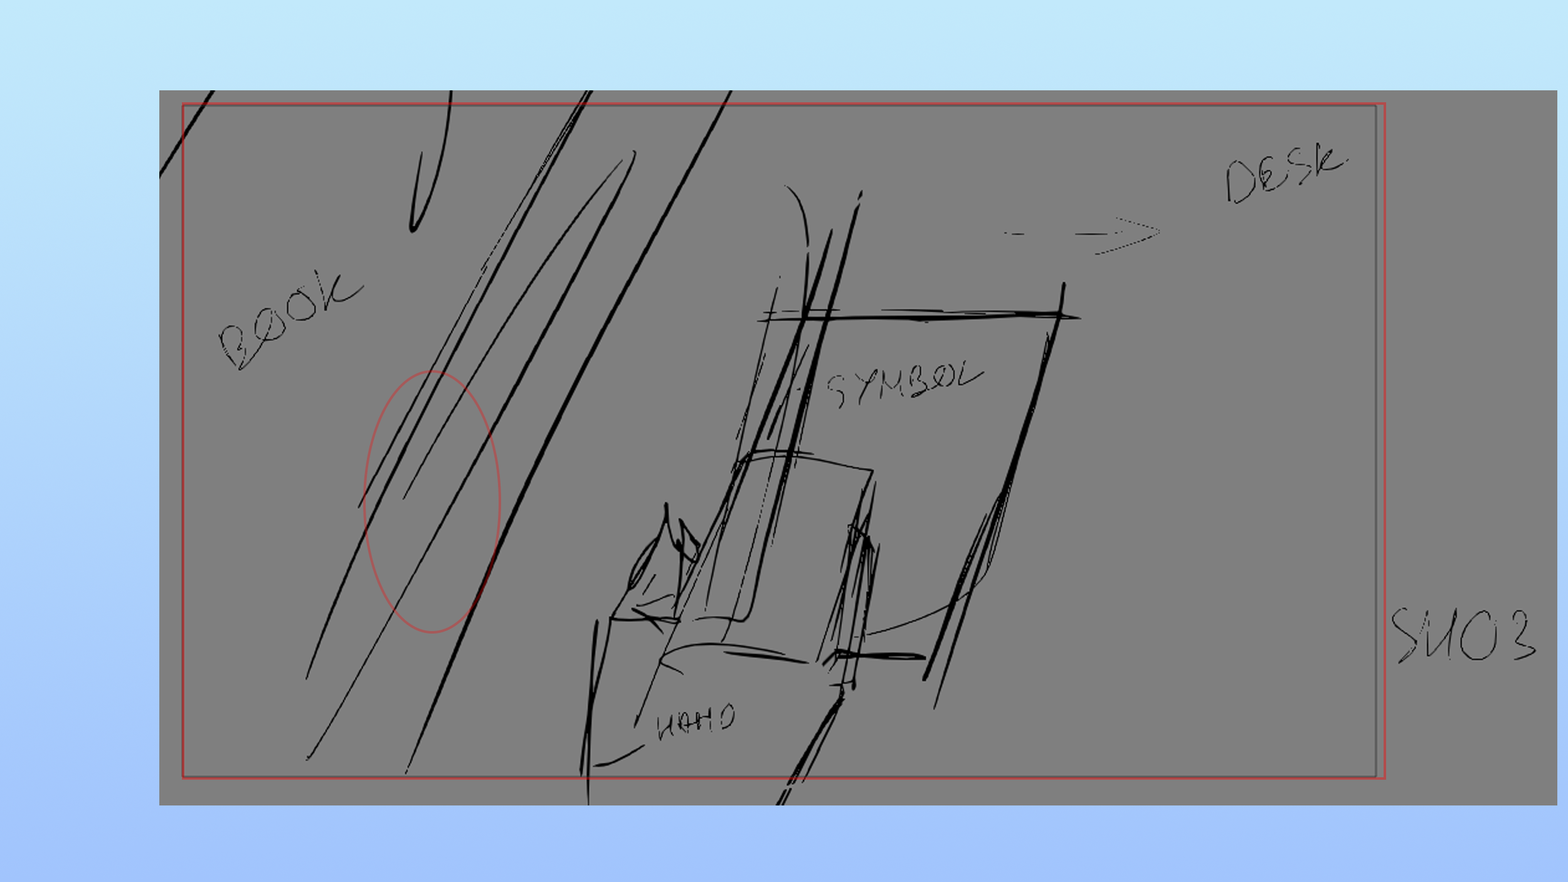
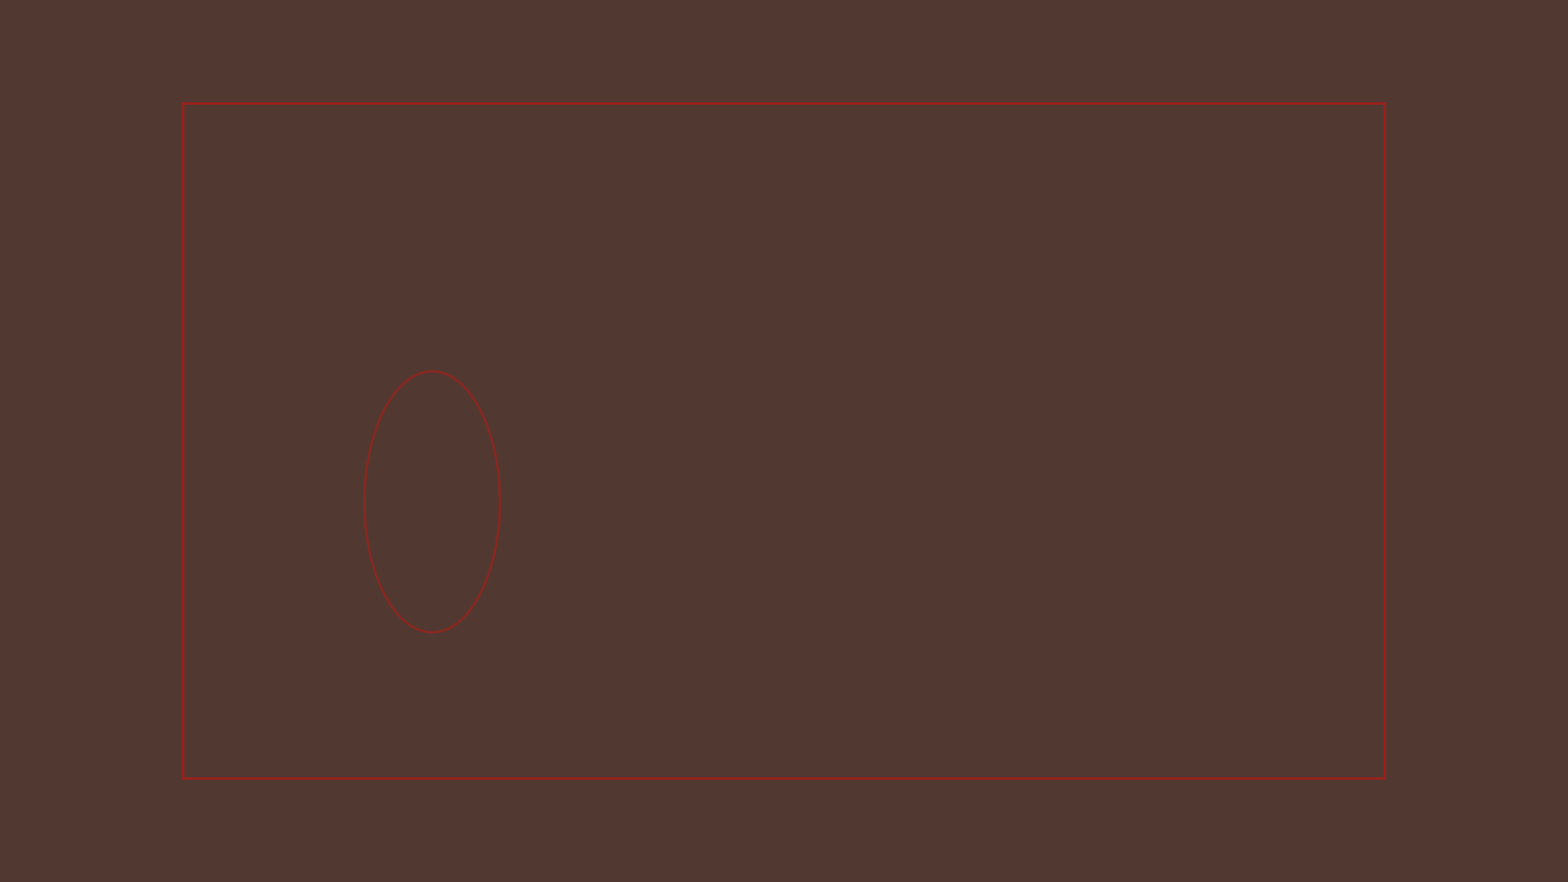
Layer changes from the first 1568 x 882 image to the second:
added layer "Layer 5" in group "BG" over [0, 0, 1568, 882]
painted on "Gradient Fill 1" over [0, 0, 1568, 882]